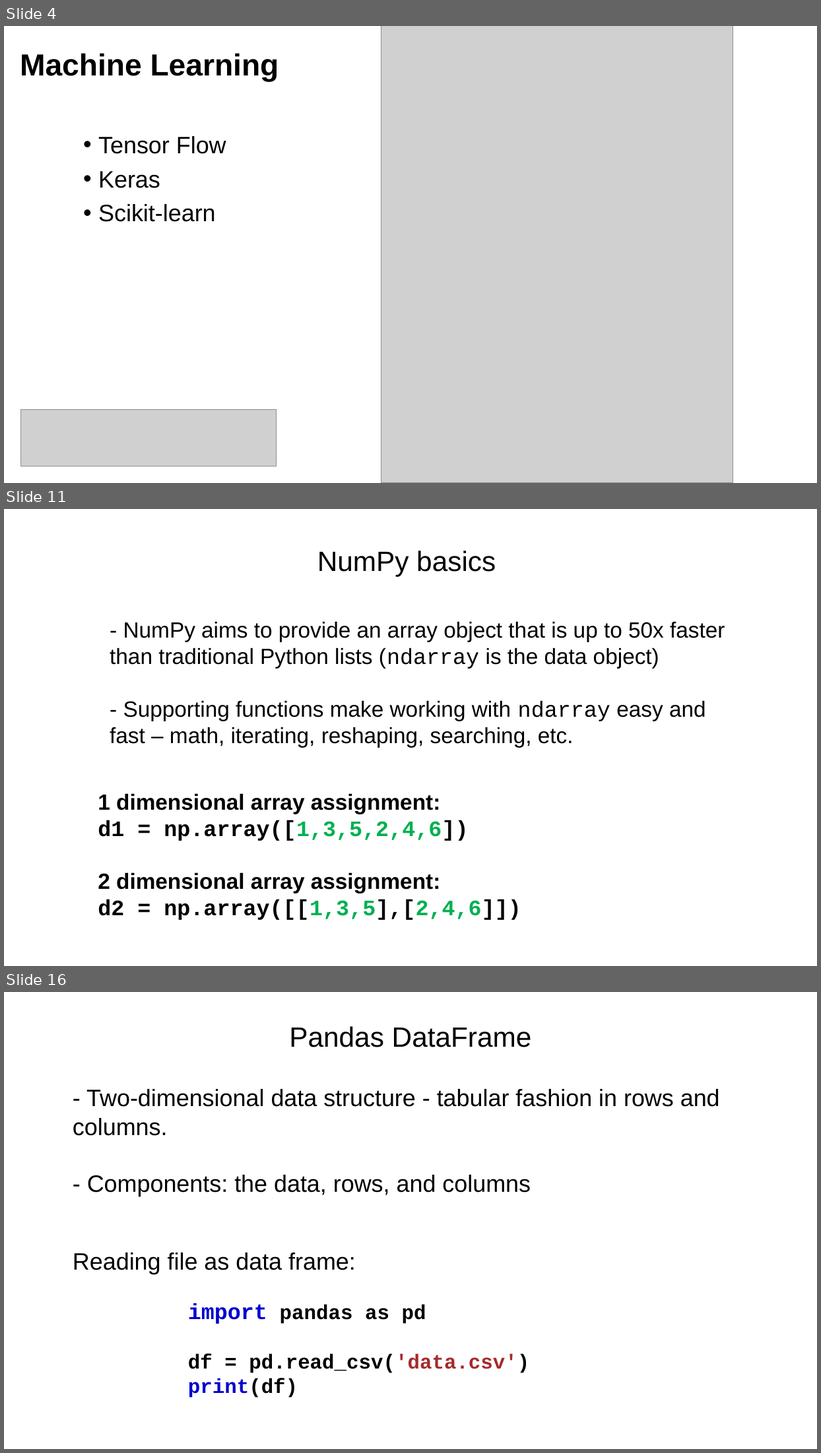
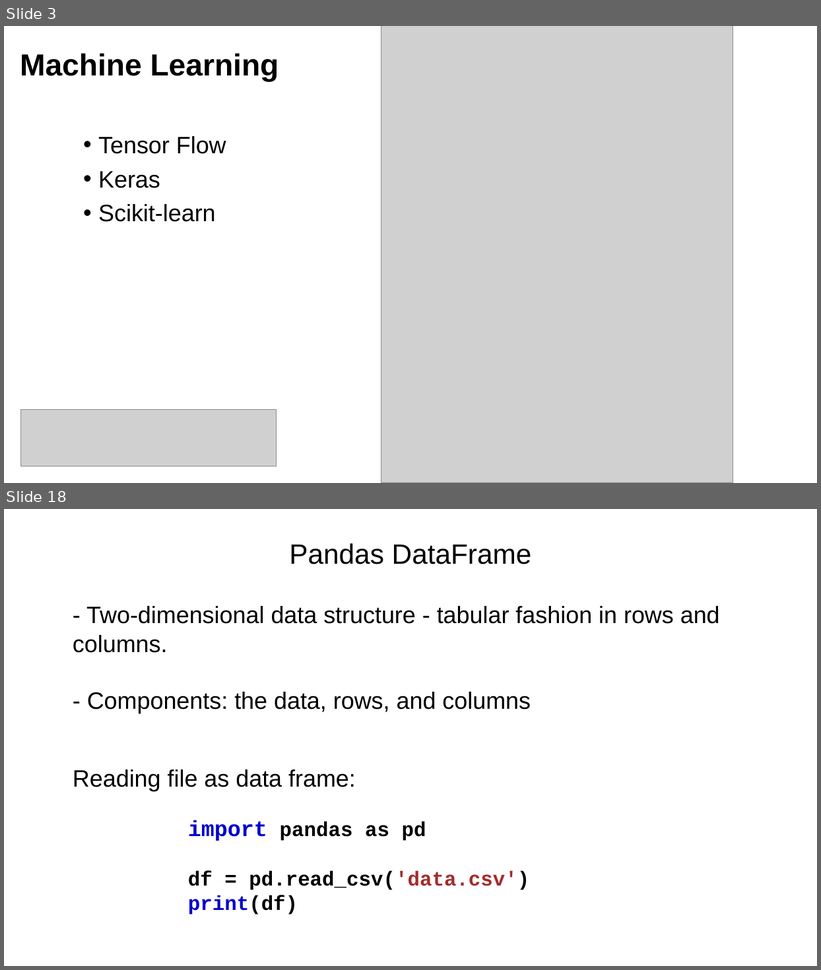
Before and after one commit to tparchman/F26_BIOL792, a slide deck: week11_python_pandas_numpyI/python11_numpy_pandas.pptx. Shown one above the other, each under a label of ours: slides 4, 11 and 16 before the commit, slides 3 and 18 after it; the slides between them are not shown. The pictures are 821x1453 and 821x970 pixels, drawn with LibreOffice and Linux fonts; fonts in the diff are those of the drawing; grey boxes stand for pictures. Boxes give left, top, right and bottom in pixels: in the first picture for what was removed or moved away, otherwise in the second. Text is boxed around its words. In the diff, an @@ line names an element or a change of style, - is before the commit and + after.

```diff
--- a/week11_python_pandas_numpyI/python11_numpy_pandas.pptx
+++ b/week11_python_pandas_numpyI/python11_numpy_pandas.pptx
@@ slide 11 removed at box(4, 509, 817, 966), background #FFFFFF @@
@@ text removed at box(318, 551, 496, 577) @@
-NumPy basics
@@ text removed at box(110, 621, 725, 748) @@
-- NumPy aims to provide an array object that is up to 50x faster than traditional Python lists (ndarray is the data object)
-- Supporting functions make working with ndarray easy and fast – math, iterating, reshaping, searching, etc.
@@ text removed at box(98, 793, 521, 920) @@
-1 dimensional array assignment:
-d1 = np.array([1,3,5,2,4,6])
-2 dimensional array assignment:
-d2 = np.array([[1,3,5],[2,4,6]])
@@ what was slide 4 is now slide 3 @@
@@ what was slide 16 is now slide 18 @@
```
Also in this commit, not shown: 7 slides changed, 8 slides added, 5 other slides removed, 1 other file.
